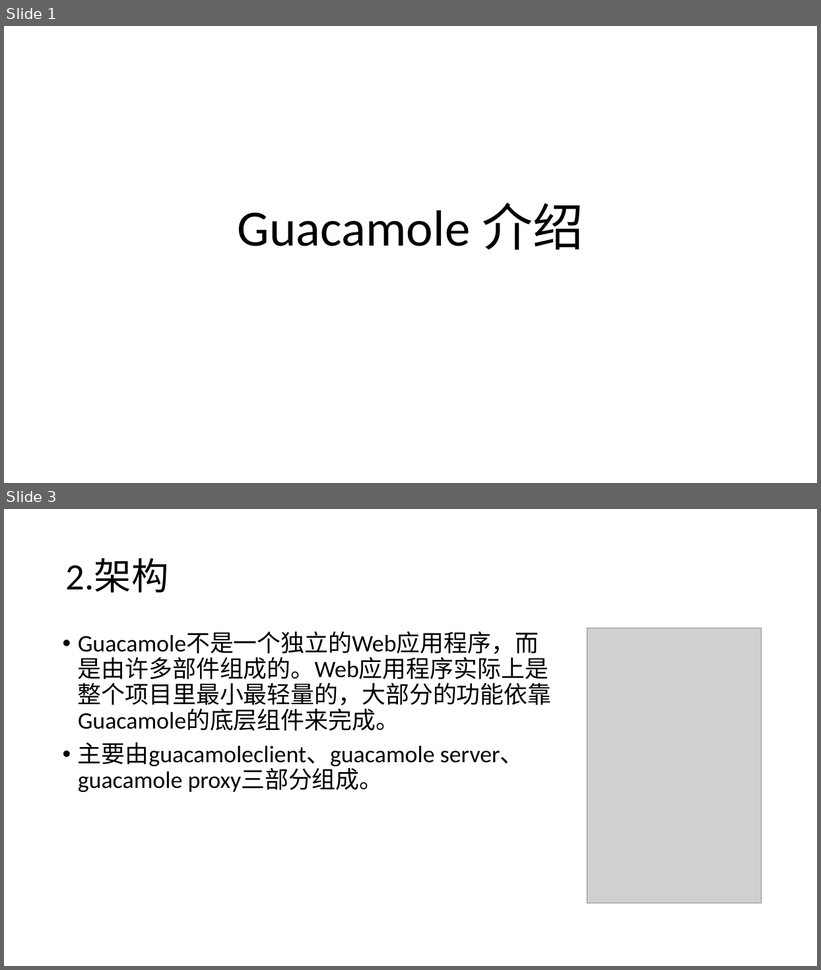
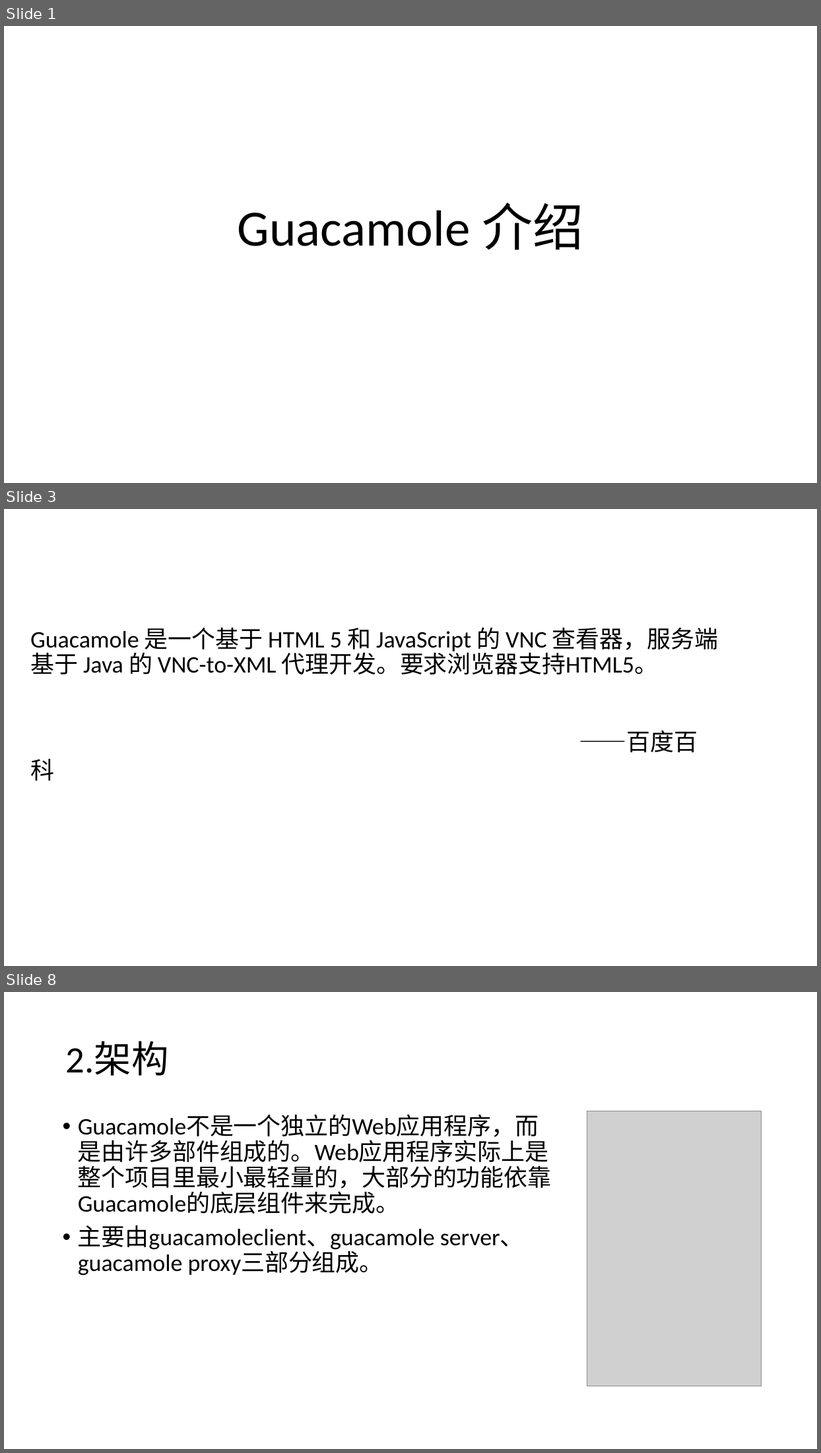
Before and after one commit to caojian123/ppt, a slide deck: guacamole 介绍.pptx. Shown one above the other, each under a label of ours: slides 1 and 3 before the commit, slides 1, 3 and 8 after it; the slides between them are not shown. The pictures are 821x970 and 821x1453 pixels, drawn with LibreOffice and Linux fonts; fonts in the diff are those of the drawing; grey boxes stand for pictures. Boxes give left, top, right and bottom in pixels: in the first picture for what was removed or moved away, otherwise in the second. Text is boxed around its words. In the diff, an @@ line names an element or a change of style, - is before the commit and + after.

```diff
--- a/guacamole 介绍.pptx
+++ b/guacamole 介绍.pptx
@@ slide 3 added at box(4, 509, 817, 966), background #FFFFFF @@
@@ title added at box(30, 627, 718, 753), 28 pt, text #000000 @@
+Guacamole 是一个基于 HTML 5 和 JavaScript 的 VNC 查看器，服务端基于 Java 的 VNC-to-XML 代理开发。要求浏览器支持HTML5。
+——百度百科
@@ what was slide 3 is now slide 8 @@
```
Also in this commit, not shown: 3 slides changed, 10 other slides added, 1 slide removed.
